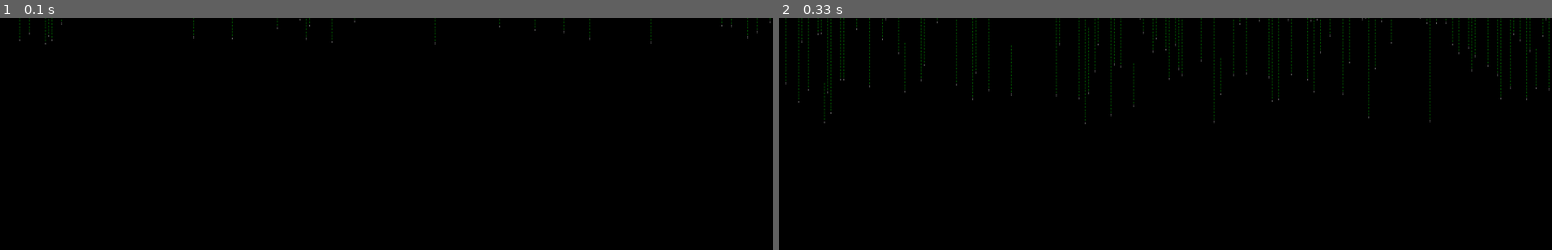
Above: before the commit, frames 1-2 (left to right).
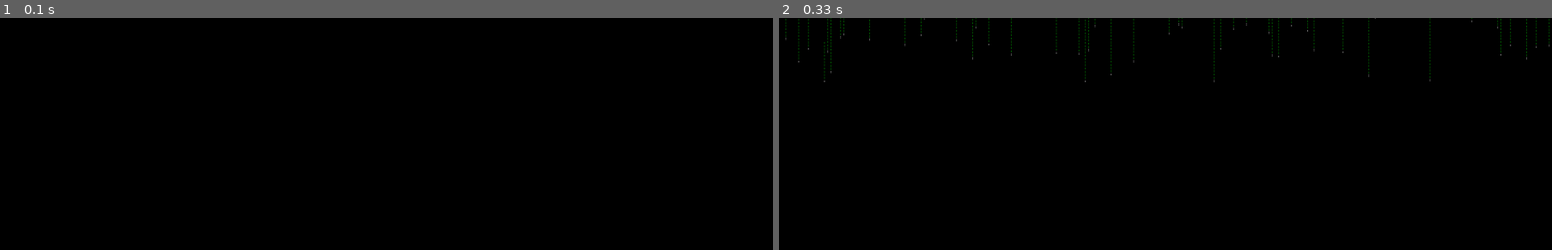
Above: after the commit, the same moments.

Repository: River2056/matrix_rain_pygame
Game: pygame game, started from main.py
Same seed, same stepped clock (60 frames per second), same inputs: the game is played once before the commit and once after it.
Inputs:
- Up to frame 1 (0.1 s): no input
- Up to frame 2 (0.33 s): no input

The runs differ from the first frame. In frame 1, 0.2% of the frame differs, in the area x 2-100%, y 0-12%; in frame 2, 1.5%, in the area x 0-100%, y 0-46%.

Commit message:
+ changed starting point

Diff:
--- a/main.py
+++ b/main.py
@@ -203,7 +203,7 @@
 
     def populate_pool(self):
         self.pool.clear()
-        starting_point = random.randint(-600, 0)
+        starting_point = random.randint(-800, -100)
         for i in range(random.randint(10, 100)):
             self.pool.append(
                 Symbol(
